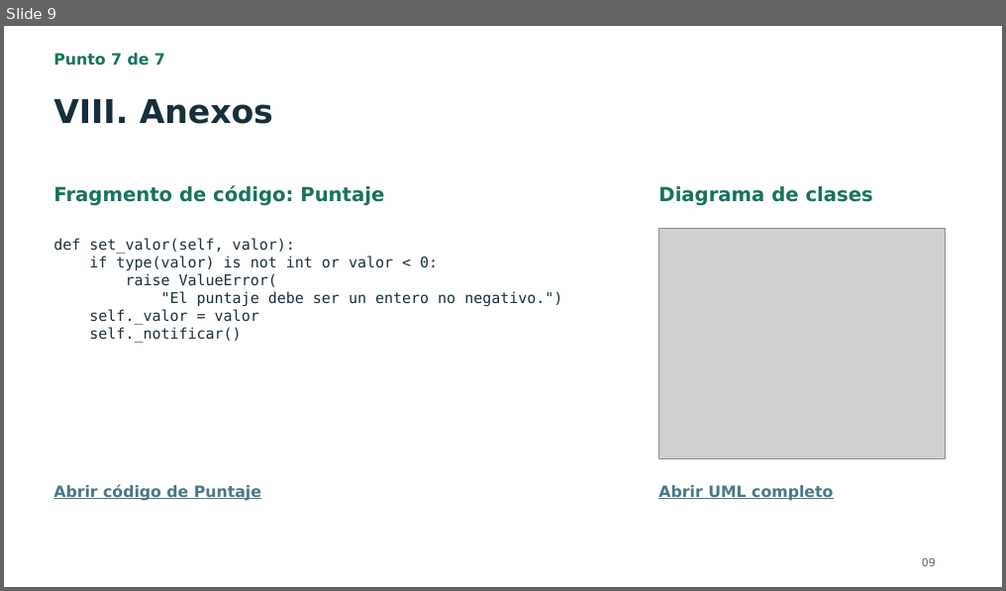
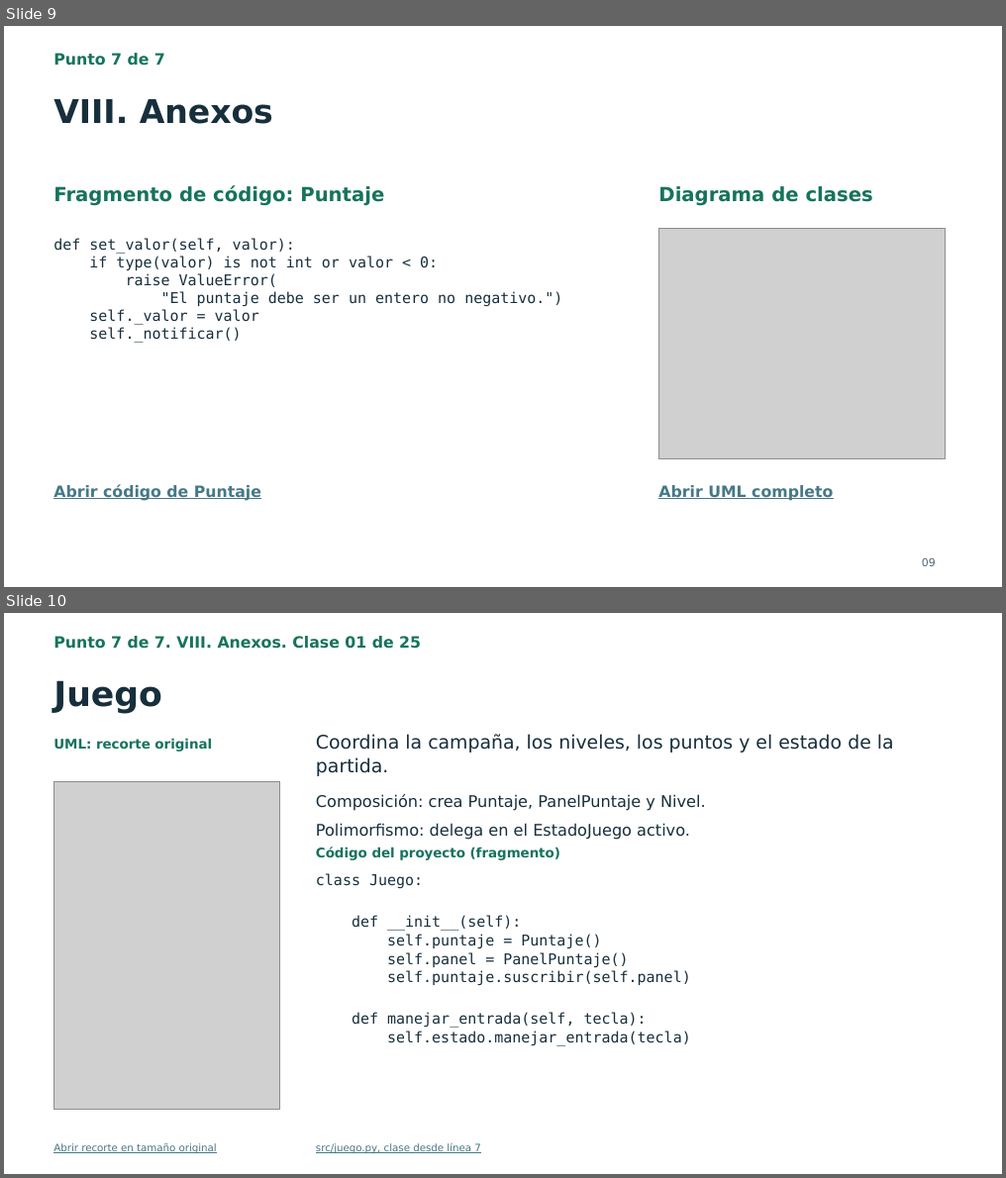
Before and after one commit to JhosFcL/FugaPrision, a slide deck: entrega/Presentacion_Fuga_de_la_Prision.pptx. Shown one above the other, each under a label of ours: slide 9 before the commit, slides 9 and 10 after it. The pictures are 1006x591 and 1006x1178 pixels, drawn with LibreOffice and Linux fonts; fonts in the diff are those of the drawing; grey boxes stand for pictures. Boxes give left, top, right and bottom in pixels: in the first picture for what was removed or moved away, otherwise in the second. Text is boxed around its words. In the diff, an @@ line names an element or a change of style, - is before the commit and + after.

```diff
--- a/entrega/Presentacion_Fuga_de_la_Prision.pptx
+++ b/entrega/Presentacion_Fuga_de_la_Prision.pptx
@@ slide 10 added at [4,613,1002,1174], background #FFFFFF @@
@@ text added at [54,636,421,649], 15 pt, text #16735D, bold @@
+Punto 7 de 7. VIII. Anexos. Clase 01 de 25
@@ text added at [54,680,162,713], 33 pt, text #172F3C, bold @@
+Juego
@@ text added at [54,738,212,752], 12.8 pt, text #16735D, bold @@
+UML: recorte original
@@ text added at [316,734,894,776], 18 pt, text #172F3C @@
+Coordina la campaña, los niveles, los puntos y el estado de la partida.
@@ picture added at [54,781,280,1109] @@
@@ text added at [316,794,706,811], 15.4 pt, text #172F3C @@
+Composición: crea Puntaje, PanelPuntaje y Nivel.
@@ text added at [316,823,690,840], 15.4 pt, text #172F3C @@
+Polimorfismo: delega en el EstadoJuego activo.
@@ text added at [316,847,560,861], 12.8 pt, text #16735D, bold @@
+Código del proyecto (fragmento)
@@ text added at [316,873,691,1046], 14.2 pt, text #172F3C @@
+class Juego:
+def __init__(self):
+self.puntaje = Puntaje()
+self.panel = PanelPuntaje()
+self.puntaje.suscribir(self.panel)
+def manejar_entrada(self, tecla):
+self.estado.manejar_entrada(tecla)
@@ text added at [54,1144,217,1154], 9.8 pt, text #467886, underline @@
+Abrir recorte en tamaño original
@@ text added at [316,1144,481,1154], 9.8 pt, text #467886, underline @@
+src/juego.py, clase desde línea 7
```
Also in this commit, not shown: 24 other slides added, 29 other files.
